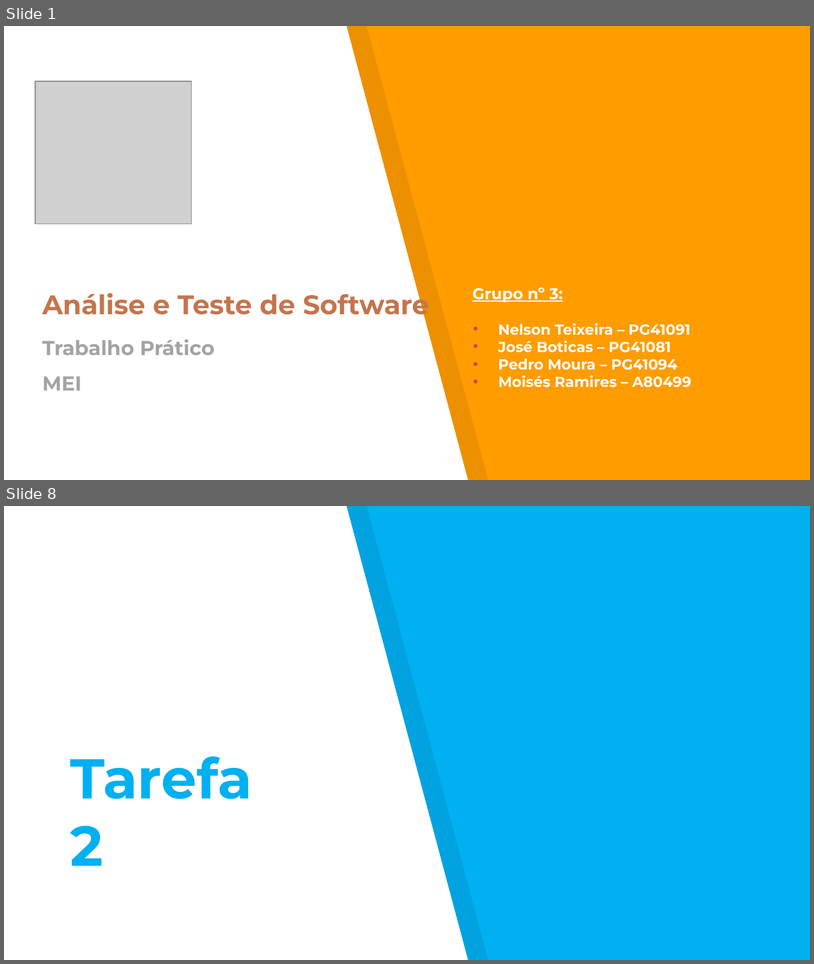
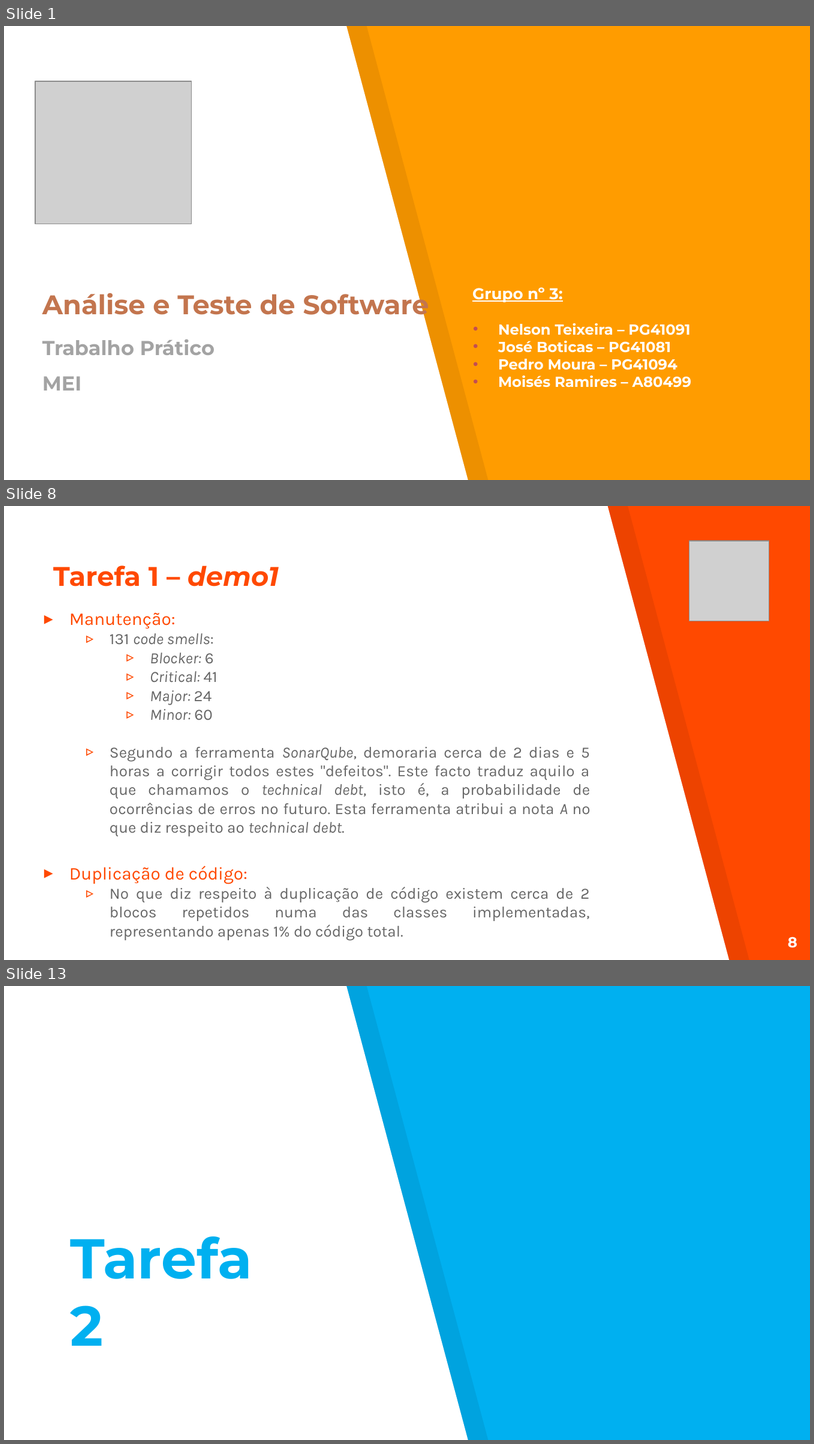
Before and after one commit to Nelson198/ATS, a slide deck: Apresentação.pptx. Shown one above the other, each under a label of ours: slides 1 and 8 before the commit, slides 1, 8 and 13 after it; the slides between them are not shown. The pictures are 814x964 and 814x1444 pixels, drawn with LibreOffice and Linux fonts; fonts in the diff are those of the drawing; grey boxes stand for pictures. Boxes give left, top, right and bottom in pixels: in the first picture for what was removed or moved away, otherwise in the second. Text is boxed around its words. In the diff, an @@ line names an element or a change of style, - is before the commit and + after.

Commit message:
#71 Commit: Relatório + PPT     --> Correção de uma gralha no relatório;     --> PPT: Introdução e Tarefa 1.

```diff
--- a/Apresentação.pptx
+++ b/Apresentação.pptx
@@ slide 8 added at [4, 506, 810, 960], background #FF4900 @@
@@ freeform shape added at [4, 506, 730, 960], fill #FFFFFF @@
@@ freeform shape added at [24, 506, 750, 960], fill #000000 at 7% opacity @@
@@ picture added at [689, 541, 769, 621] @@
@@ title added at [53, 565, 279, 586], 24 pt, text #FF4900, bold @@
+Tarefa 1 – demo1
@@ text added at [69, 612, 591, 940], 14 pt, text #666666 @@
+▸ Manutenção:
+  ▹ 131 code smells:
+    ▹ Blocker: 6
+    ▹ Critical: 41
+    ▹ Major: 24
+    ▹ Minor: 60
+  ▹ Segundo a ferramenta SonarQube, demoraria cerca de 2 dias e 5 horas a corrigir todos estes "defeitos". Este facto traduz aquilo a que chamamos o technical debt, isto é, a probabilidade de ocorrências de erros no futuro. Esta ferramenta atribui a nota A no que diz respeito ao technical debt.
+▸ Duplicação de código:
+  ▹ No que diz respeito à duplicação de código existem cerca de 2 blocos repetidos numa das classes implementadas, representando apenas 1% do código total.
@@ page number added at [788, 936, 798, 948], 13 pt, text #FFFFFF, bold @@
+8
@@ what was slide 8 is now slide 13 @@
```
Also in this commit, not shown: 5 slides changed, 6 other slides added, 2 slides removed, 2 other files.
